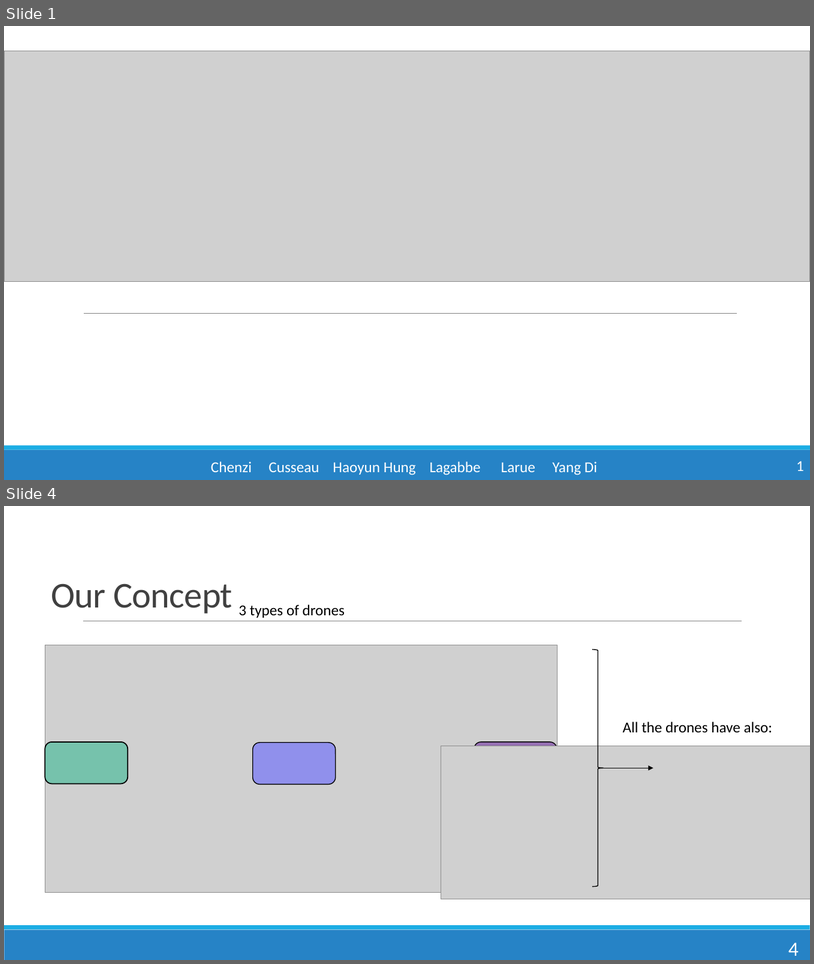
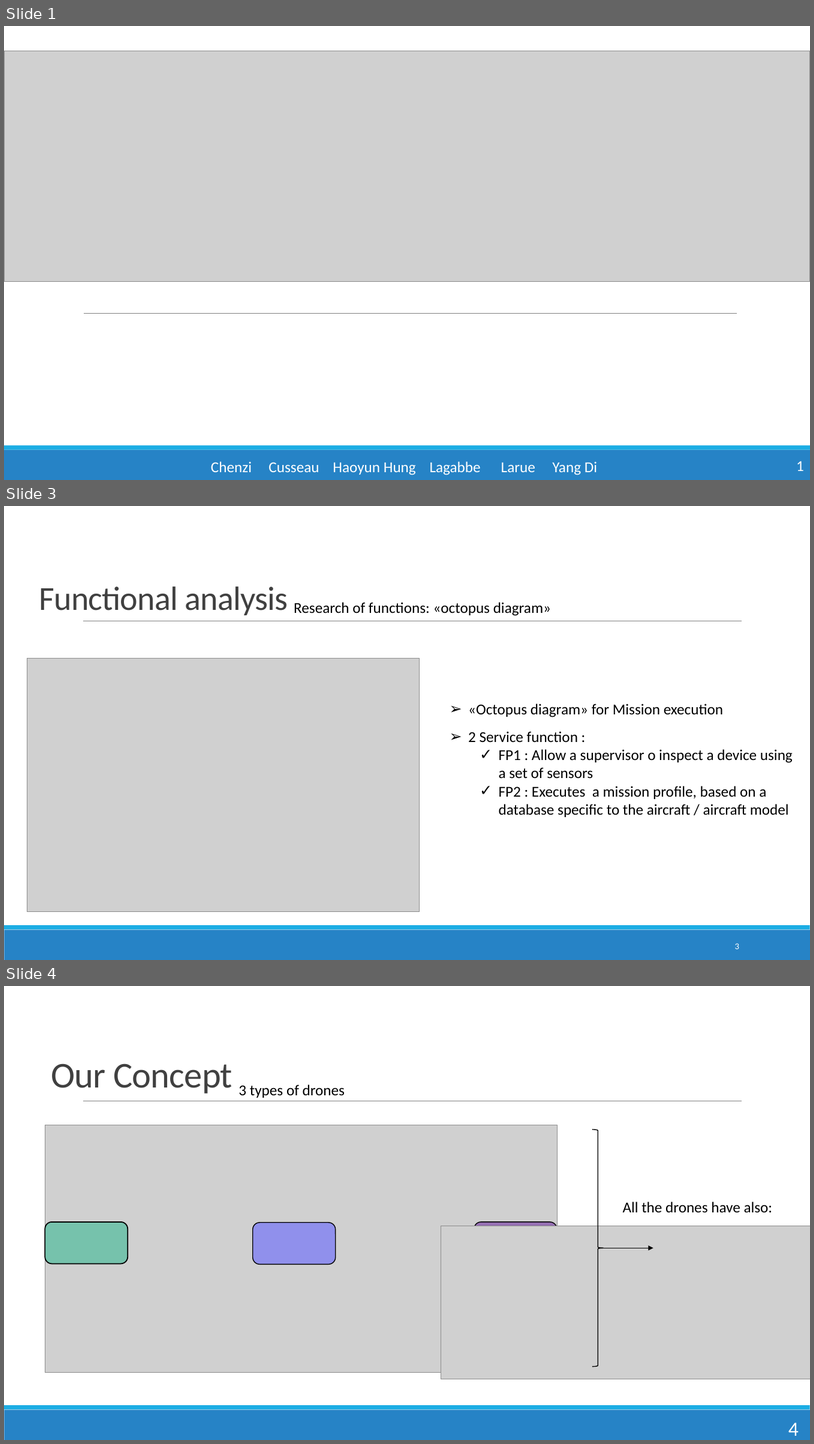
Before and after one commit to Jacquelinehhy/Group-1-, a slide deck: soutenance.pptx. Shown one above the other, each under a label of ours: slides 1 and 4 before the commit, slides 1, 3 and 4 after it; the slides between them are not shown. The pictures are 814x964 and 814x1444 pixels, drawn with LibreOffice and Linux fonts; fonts in the diff are those of the drawing; grey boxes stand for pictures. Boxes give left, top, right and bottom in pixels: in the first picture for what was removed or moved away, otherwise in the second. Text is boxed around its words. In the diff, an @@ line names an element or a change of style, - is before the commit and + after.

```diff
--- a/soutenance.pptx
+++ b/soutenance.pptx
@@ slide 3 added at (x1=4, y1=506, x2=810, y2=960), background #FFFFFF; not listed: 3 template elements that a slide beside it also shows @@
@@ title added at (x1=39, y1=586, x2=288, y2=615), 40 pt, text #404040 @@
+Functional analysis
@@ text added at (x1=294, y1=602, x2=551, y2=616), 18 pt, text #000000 @@
+Research of functions: «octopus diagram»
@@ picture added at (x1=27, y1=658, x2=420, y2=912) @@
@@ text added at (x1=468, y1=703, x2=793, y2=817), 18 pt, text #000000 @@
+➢ «Octopus diagram» for Mission execution
+➢ 2 Service function :
+  ✓ FP1 : Allow a supervisor o inspect a device using a set of sensors
+  ✓ FP2 : Executes a mission profile, based on a database specific to the aircraft / aircraft model
@@ page number added at (x1=735, y1=943, x2=740, y2=949), 10.5 pt, text #FFFFFF @@
+3
```
Also in this commit, not shown: 3 slides changed, 1 slide removed, 2 other files.
